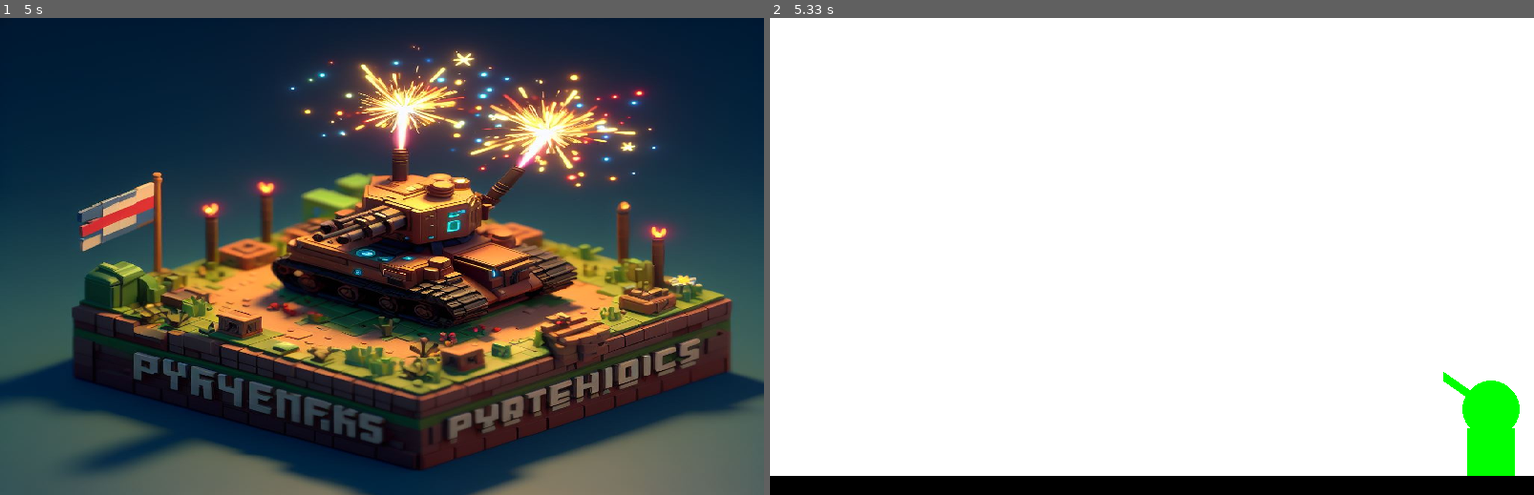
Above: before the commit, frames 1-2 (left to right).
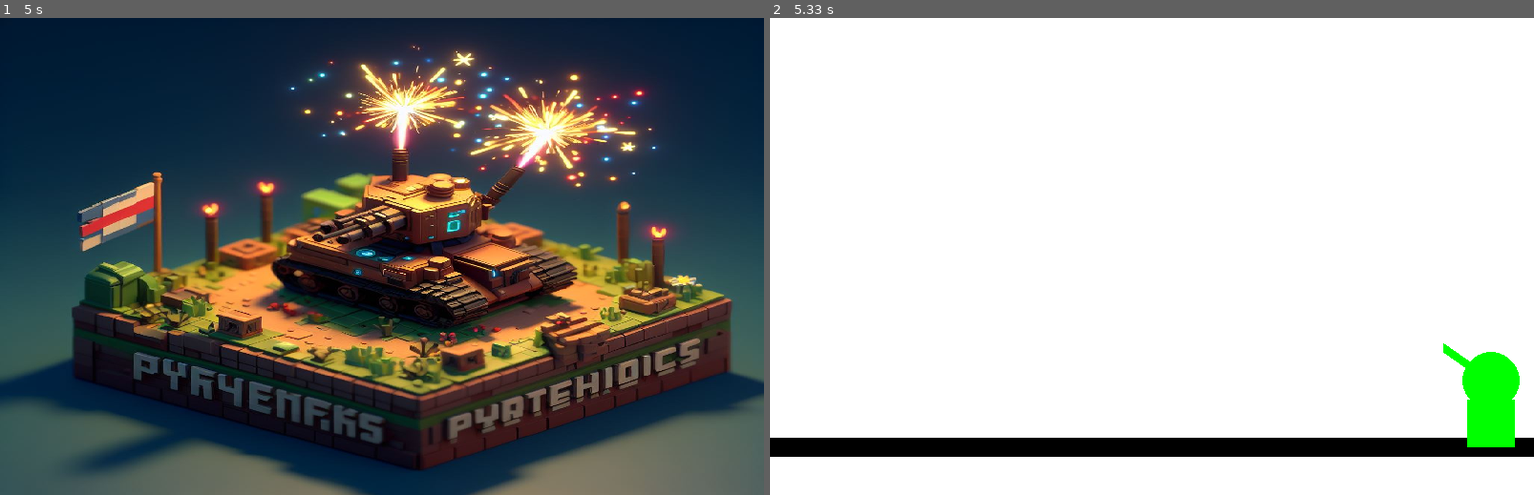
Above: after the commit, the same moments.

Repository: BapL49/projet-1---feu-d-artifices
Game: pygame game, started from basePyGame.py
Same seed, same stepped clock (60 frames per second), same inputs: the game is played once before the commit and once after it.
Inputs:
- Up to frame 1 (5 s): no input
- Up to frame 2 (5.33 s): no input

Frame 1 is identical in both runs. In frame 2, 8.7% of the frame differs, in the area x 0-100%, y 68-100%.

Commit message:
réhaussement du sol et de la tourelle

Diff:
--- a/basePyGame.py
+++ b/basePyGame.py
@@ -34,7 +34,7 @@
 
 
     circle_x = 755
-    circle_y = 410
+    circle_y = 380
     circle_radius = 30
 
 
@@ -51,8 +51,8 @@
                 continuer = False
 
         fenetre.fill(BLANC)
-        sol = pygame.draw.rect(fenetre, NOIR, (0, 480, 800, 20))
-        tourelle_square = pygame.draw.rect(fenetre,VERT, (730, 430, 50, 50))
+        sol = pygame.draw.rect(fenetre, NOIR, (0, 440, 800, 20))
+        tourelle_square = pygame.draw.rect(fenetre,VERT, (730, 400, 50, 50))
         tourrelle_circle = pygame.draw.circle(fenetre, VERT, (circle_x, circle_y), circle_radius )
         tourrelle_canon = pygame.draw.line(fenetre, VERT, (circle_x - 50, circle_y - 35), (circle_x, circle_y), 10)
 
